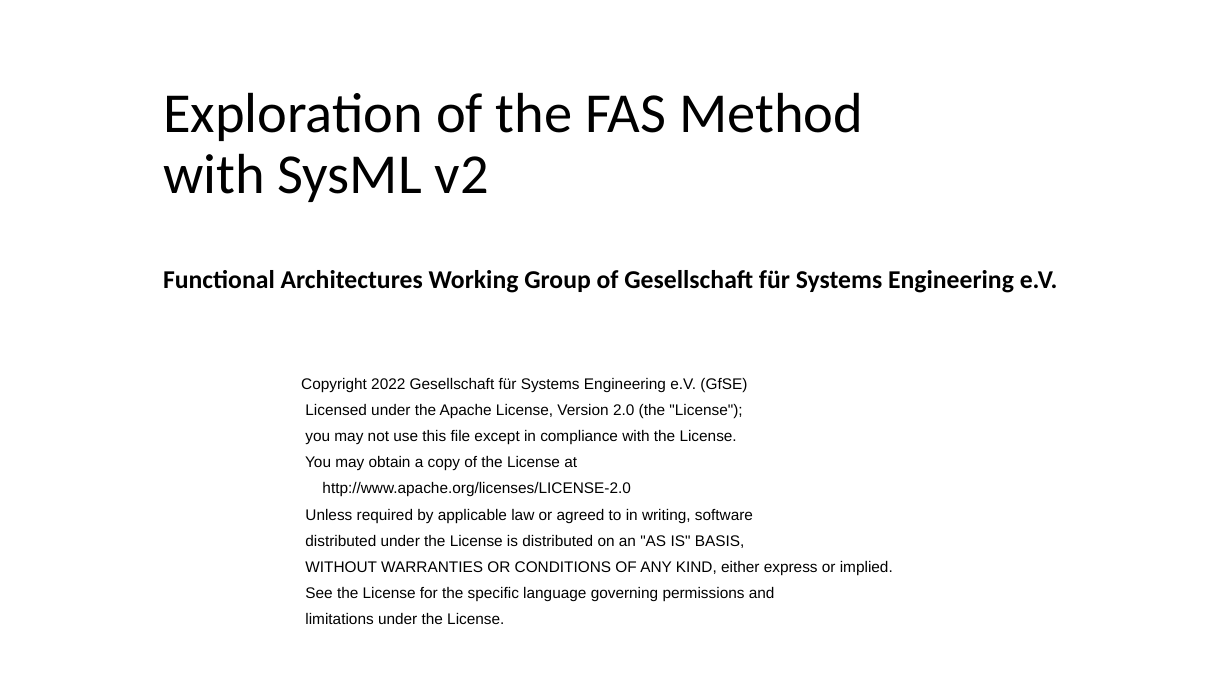
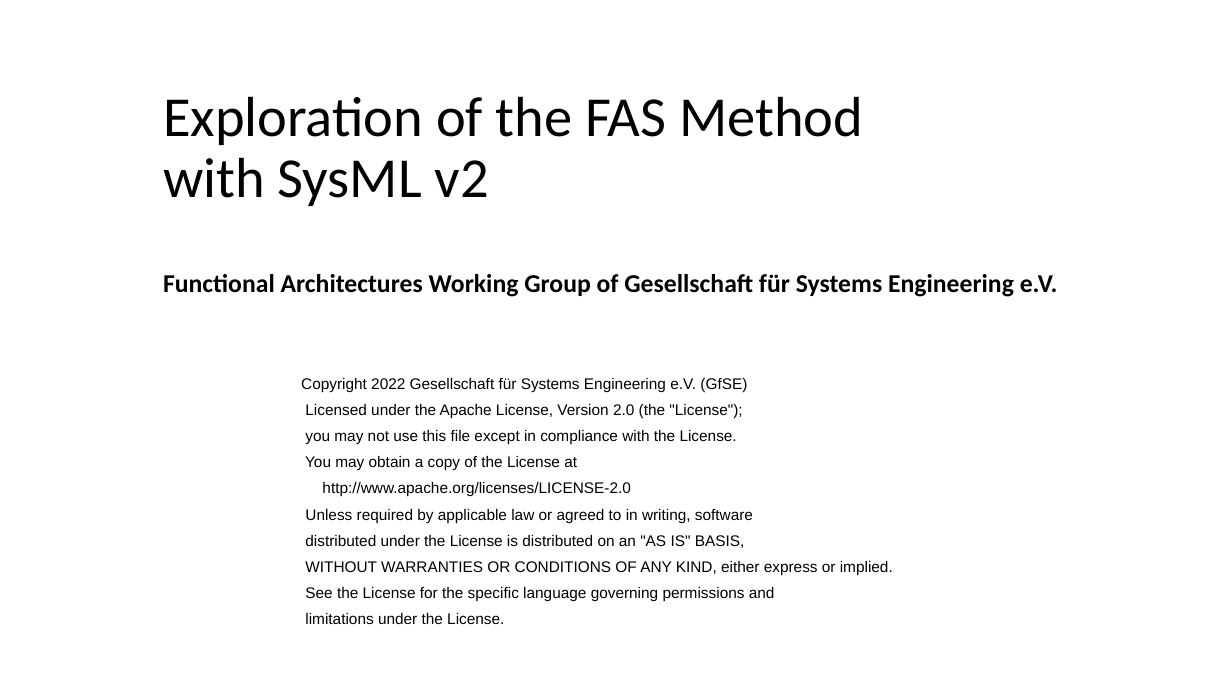
Before and after one commit to GfSE/fas4sysmlv2, a slide deck: slide 1 of doc/tech-docs/sysmlv2-pilot/fas4sysmlv2.odp. Drawn at 1232x693 pixels with LibreOffice and Linux fonts; fonts in the diff are those of the drawing. Boxes give left, top, right and bottom in pixels: in the first picture for what was removed or moved away, otherwise in the second. Text is boxed around its words. In the diff, an @@ line names an element or a change of style, - is before the commit and + after.

```diff
--- a/doc/tech-docs/sysmlv2-pilot/fas4sysmlv2.odp
+++ b/doc/tech-docs/sysmlv2-pilot/fas4sysmlv2.odp
@@ title "Exploration of the FAS Method ...": place and size @@
-title "Exploration of the FAS Method ..." at (163,92,1058,293)
+title "Exploration of the FAS Method ..." at (163,96,1058,297)
```
Also in this commit, not shown: 3 other slides changed.
